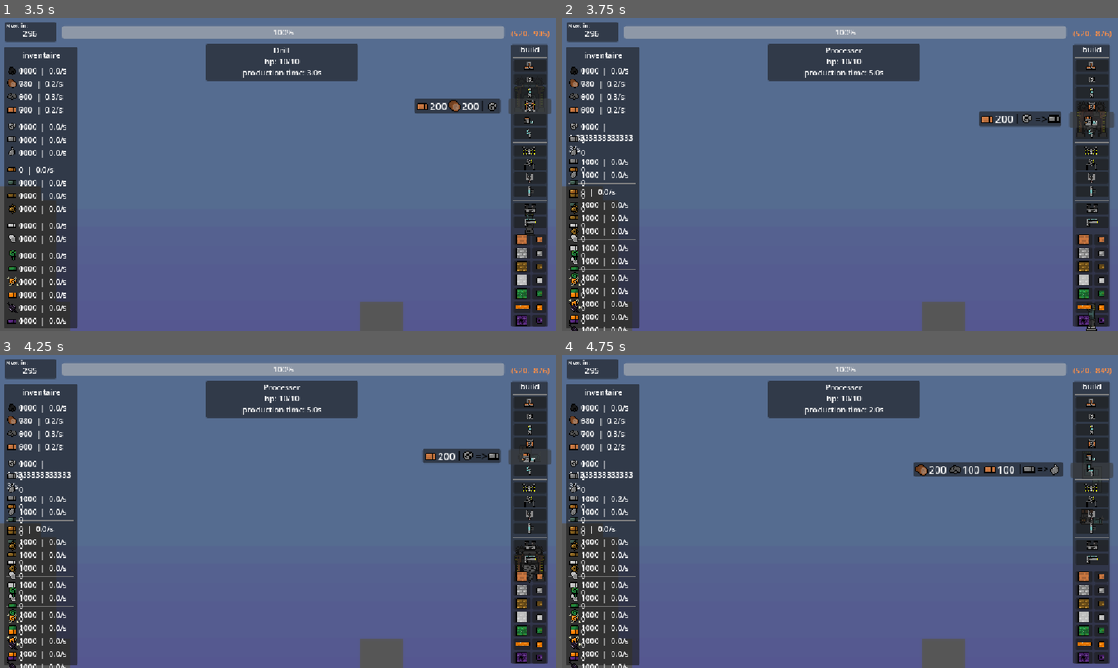
Above: before the commit, frames 1-4 (two rows, left to right).
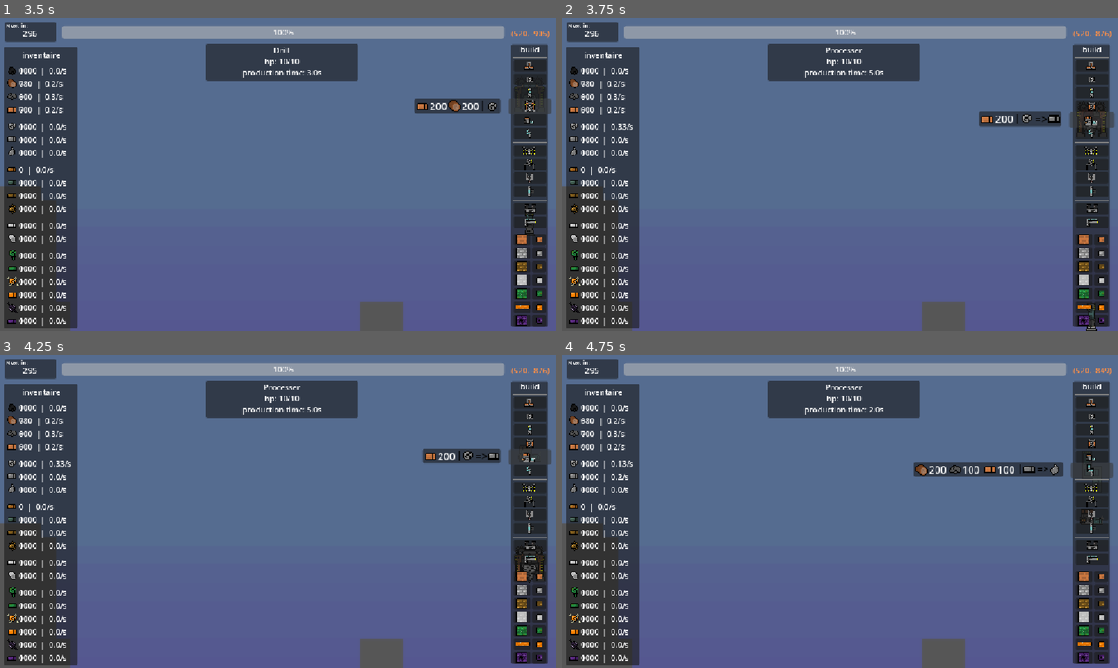
Above: after the commit, the same moments.

Repository: lucasbou-upsider/Indie-jam
Game: Godot game, scene res://scene/world.tscn
The game is run twice, just before and just after one commit, with the same random seed, the same clock (stepped at 60 frames per second) and the same inputs.
Inputs (mouse positions are in pixels of both pictures, inside the frame that each line leads up to):
- Up to frame 1 (3.5 s): click (528, 64) at 0.5 s; click (528, 80) at 1.25 s; click (528, 93) at 2 s; click (528, 105) at 2.75 s
- Up to frame 2 (3.75 s): click (1090, 121) at 3.5 s
- Up to frame 3 (4.25 s): no input
- Up to frame 4 (4.75 s): click (1090, 470) at 4.25 s

Frame 1 is identical in both runs. In frame 2, 2.1% of the frame differs, in the area x 1-14%, y 33-100%; in frame 3, 2.1%; in frame 4, 2.1%.

Commit message:
Auto stash before merge of "master" and "origin/master"

Diff:
--- a/scene/button_objet.gd
+++ b/scene/button_objet.gd
@@ -1,4 +1,5 @@
 extends Button
+@onready var audio_stream_player: AudioStreamPlayer = $"../AudioStreamPlayer"
 
 var panel_info
 var tween:Tween
@@ -12,6 +13,7 @@
 	panel_info.offset_transform_position = Vector2(100, 0)
 
 func _on_mouse_entered() -> void:
+	audio_stream_player.play()
 	if tween:tween.kill()
 	panel_info.visible = true
 	tween = create_tween()
--- a/scene/panel_inventaire.gd
+++ b/scene/panel_inventaire.gd
@@ -1,5 +1,7 @@
 extends Panel
 @onready var ressources = {"charbon": $VBoxContainer/charbon,"bois": $VBoxContainer/bois,"pierre": $VBoxContainer/pierr …(694 unchanged characters)…
+
 func _process(_delta: float) -> void:
 	for r in ressources.keys():
+		if GLOBAL.get(r) > 9999: GLOBAL.set(r, 9999)
 		ressources[r].text = "      " + str(GLOBAL.get(r)) + "  |  " + get_parent().get_parent().calculate_production(r)
--- a/scene/world.gd
+++ b/scene/world.gd
@@ -111,7 +111,7 @@
 				res -= bat.cout_demande2/bat.production_timer.wait_time
 			elif bat.minerai_produit == ressource:
 				res += bat.production/bat.production_timer.wait_time
-	return str(res)+"/s"
+	return str(snapped(res, 0.01))+"/s"
 
 func unselect() -> void:
 	if GLOBAL.selected != null:
--- a/scene/world.tscn
+++ b/scene/world.tscn
@@ -36,6 +36,7 @@
 [ext_resource type="Texture2D" uid="uid://daukomdkjvjdq" path="res://sprite/New_Piskel_10_4.png" id="30_spjrp"]
 [ext_resource type="Texture2D" uid="uid://cyrj4oisdwewv" path="res://sprite/New_Piskel_10_5.png" id="31_13g4d"]
 [ext_resource type="Texture2D" uid="uid://b5o7fbneheiel" path="res://sprite/New_Piskel_10_6.png" id="32_tl5qk"]
+[ext_resource type="AudioStream" uid="uid://wxic2gxt1d3f" path="res://sounds/whoosh.mp3" id="35_qsqtq"]
 
 [sub_resource type="ShaderMaterial" id="ShaderMaterial_yur6x"]
 shader = ExtResource("5_yur6x")
@@ -1963,6 +1964,14 @@
 texture = ExtResource("32_tl5qk")
 region_enabled = true
 region_rect = Rect2(-3.4797668, -4.607727, 70.10956, 65.36447)
+
+[node name="AudioStreamPlayer" type="AudioStreamPlayer" parent="Interface/Panel_construction/VBoxContainer/GridBloc" unique_id=1150610860]
+stream = ExtResource("35_qsqtq")
+max_polyphony = 2
+
+[node name="AudioStreamPlayer" type="AudioStreamPlayer" parent="Interface/Panel_construction/VBoxContainer" unique_id=1888966538]
+stream = ExtResource("35_qsqtq")
+max_polyphony = 2
 
 [node name="Panel_inventaire" type="Panel" parent="Interface" unique_id=255062353]
 offset_left = 8.420013
Not shown, added: sounds/whoosh.mp3.import
Not shown, added: sounds/whoosh.mp3
